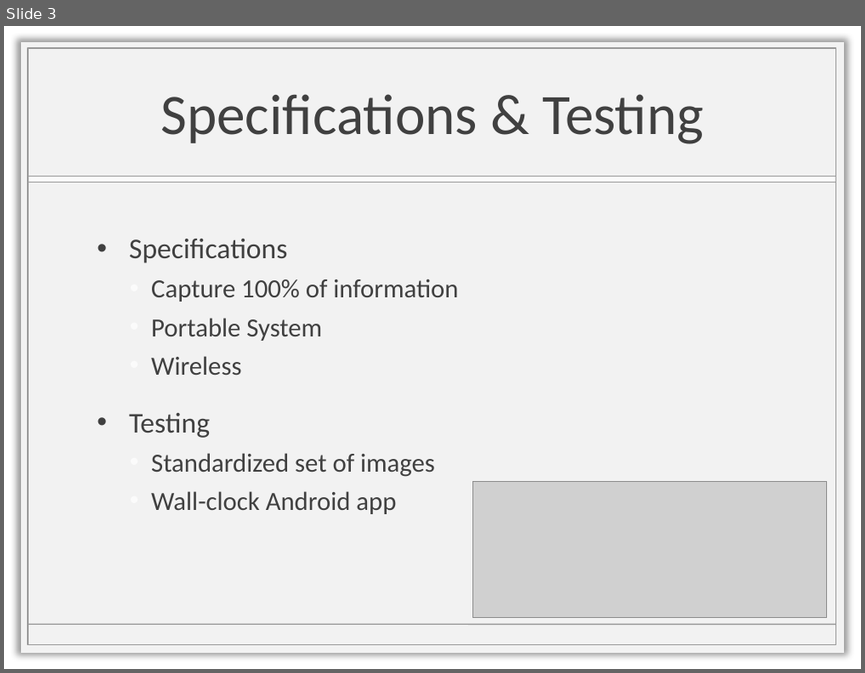
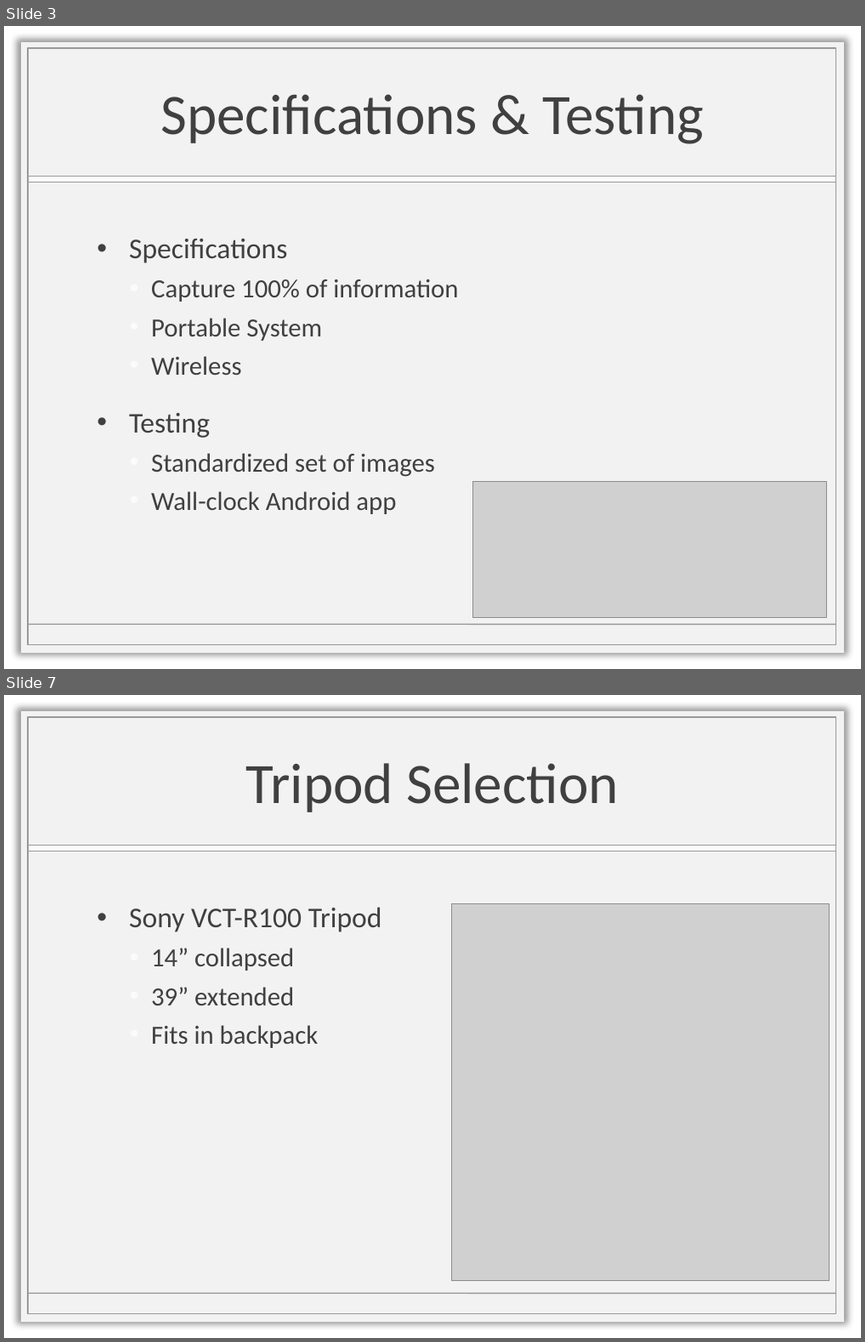
Before and after one commit to griffindunn/ProPANE, a slide deck: EOS/Panel3.pptx. Shown one above the other, each under a label of ours: slide 3 before the commit, slides 3 and 7 after it; the slides between them are not shown. The pictures are 865x673 and 865x1342 pixels, drawn with LibreOffice and Linux fonts; fonts in the diff are those of the drawing; grey boxes stand for pictures; background and template pictures are left out. Boxes give left, top, right and bottom in pixels: in the first picture for what was removed or moved away, otherwise in the second. Text is boxed around its words. In the diff, an @@ line names an element or a change of style, - is before the commit and + after.

```diff
--- a/EOS/Panel3.pptx
+++ b/EOS/Panel3.pptx
@@ slide 7 added at (4, 695, 861, 1338), background picture (left out); not listed: 4 template elements that a slide beside it also shows @@
@@ title added at (246, 763, 618, 812), 48 pt, text #404040 @@
+Tripod Selection
@@ text added at (129, 907, 382, 1048), 22 pt, text #404040 @@
+• Sony VCT-R100 Tripod
+  • 14” collapsed
+  • 39” extended
+  • Fits in backpack
@@ picture added at (452, 903, 829, 1280) @@
```
Also in this commit, not shown: 1 slide changed, 7 other slides added, 2 other files.
